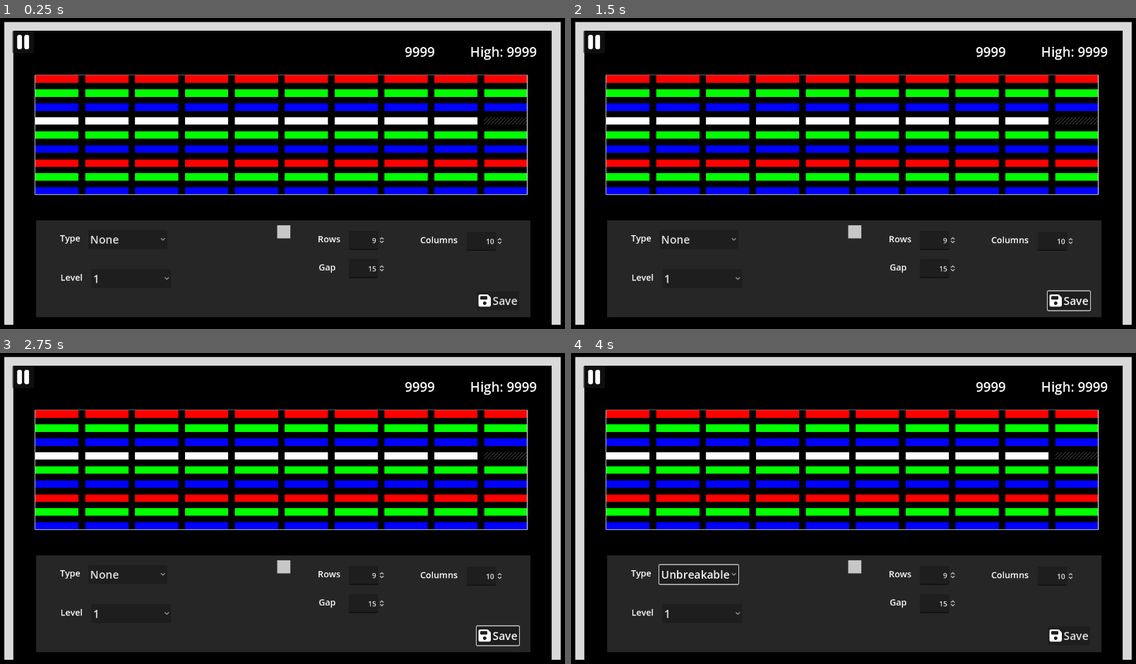
Above: before the commit, frames 1-4 (two rows, left to right).
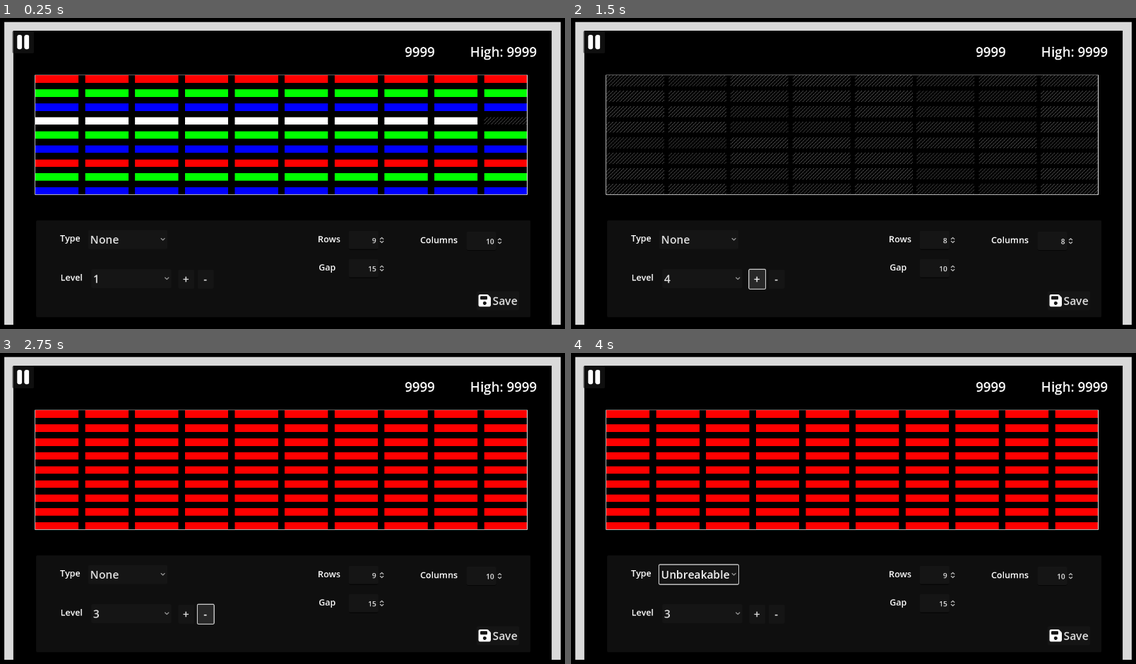
Above: after the commit, the same moments.

Repository: aaronchn99/Breakout
Game: Godot game, scene res://LevelEditor/EditorMain.tscn
Same seed, same stepped clock (60 frames per second), same inputs: the game is played once before the commit and once after it. This scene is started directly instead of the project's main scene.
Inputs (mouse positions are in pixels of both pictures, inside the frame that each line leads up to):
- Up to frame 1 (0.25 s): no input
- Up to frame 2 (1.5 s): click "Save" at 0.5 s; click (757, 279) at 1.25 s, where only the run after the commit has a clickable "+"
- Up to frame 3 (2.75 s): click (203, 614) at 2 s, where only the run after the commit has a clickable "-"
- Up to frame 4 (4 s): click "None" at 2.75 s; click (700, 614) at 3.5 s, where only the run before the commit has a clickable "1"

The runs differ from the first frame. In frame 1, 0.1% of the frame differs, in the area x 6-94%, y 65-97%; in frame 2, 21%, in the area x 6-94%, y 18-97%; in frame 3, 14%; in frame 4, 14%.

Commit message:
Feat(Editor):Add/Remove levels - Added saving prompt

Diff:
--- a/LevelEditor/EditorMain.gd
+++ b/LevelEditor/EditorMain.gd
@@ -63,11 +63,7 @@
 
 func generate_map(brick_map):
 	# Clean out bricks and reset cursor
-	for b in get_tree().get_nodes_in_group('brick'):
-		$Bricks.remove_child(b)
-		b.queue_free()
-	$Bricks/CursorRect.visible = false
-	selected_brick = null
+	cleanout_bricks()
 
 	gap = brick_map.gap
 	rows = brick_map.rows
@@ -99,6 +95,14 @@
 				color = Color(brick_data.color)
 			create_brick(brick_p, b[0]+i, b[1], color)
 
+func cleanout_bricks():
+	# Clean out bricks and reset cursor
+	for b in get_tree().get_nodes_in_group('brick'):
+		$Bricks.remove_child(b)
+		b.queue_free()
+	$Bricks/CursorRect.visible = false
+	selected_brick = null
+
 # Called when the node enters the scene tree for the first time.
 func _ready():
 	# Load level file
@@ -158,6 +162,31 @@
 	gap = val
 	generate_map(level_list[selected_level])
 	level_list[selected_level].dirty = true
+
+func add_level():
+	$NoLevels.visible = false
+	level_list.append({
+		'rows': 8,
+		'columns': 8,
+		'gap': 10,
+		'bricks': []
+	});
+	$EditPanel/Level/OptionButton.add_item(str(len(level_list)))
+	$EditPanel/Level/OptionButton.select(len(level_list)-1)
+	on_level_change(len(level_list)-1)
+
+func remove_current_level():
+	if len(level_list) == 0: return
+	brick_array = []
+	$EditPanel/Level/OptionButton.remove_item(len(level_list)-1)
+	level_list.remove_at(selected_level)
+	selected_level = max(selected_level - 1, 0)
+	if len(level_list) == 0:
+		$NoLevels.visible = true
+		cleanout_bricks()
+		return
+	$EditPanel/Level/OptionButton.select(selected_level)
+	on_level_change(selected_level)
 
 # Stores currently displayed bricks to level_list. Called on level change and save
 func store_level():
@@ -174,8 +203,9 @@
 			bricks.append(brick)
 	level_list[selected_level].bricks = bricks
 
-#
+# Save levels to file
 func save():
+	$EditPanel/Saving.visible = true
 	store_level()
 	var is_identical = func(b1, b2):
 		return b1.color == b2.color and b1.breakable == b2.breakable
@@ -206,3 +236,5 @@
 	var json = JSON.stringify(level_list, '\t')
 	f.store_string(json)
 	f.close()
+	await get_tree().create_timer(0.5).timeout
+	$EditPanel/Saving.visible = false
--- a/LevelEditor/EditorMain.tscn
+++ b/LevelEditor/EditorMain.tscn
@@ -1,9 +1,8 @@
-[gd_scene load_steps=7 format=3 uid="uid://ck8vvaytuswma"]
+[gd_scene load_steps=6 format=3 uid="uid://ck8vvaytuswma"]
 
 [ext_resource type="Theme" uid="uid://cproiw2hcmy8o" path="res://Theme/Main.tres" id="1_til1f"]
 [ext_resource type="Script" path="res://LevelEditor/EditorMain.gd" id="2_b0jtg"]
 [ext_resource type="PackedScene" uid="uid://dfhxag8lv502" path="res://Assets/wall.tscn" id="2_r3yxh"]
-[ext_resource type="PackedScene" uid="uid://cd6e7xq0mf16u" path="res://Assets/Ball.tscn" id="3_u5dmo"]
 [ext_resource type="Texture2D" uid="uid://bydrjlbr0d2pm" path="res://LevelEditor/floppy-disk-solid.svg" id="6_0a3xi"]
 [ext_resource type="Texture2D" uid="uid://bqsccya0v6e27" path="res://Assets/pause-solid.svg" id="6_8t5ts"]
 
@@ -27,10 +26,6 @@
 position = Vector2(640, 19)
 rotation = 1.5708
 scale = Vector2(20, 1260)
-
-[node name="Ball" parent="." instance=ExtResource("3_u5dmo")]
-position = Vector2(643, 485)
-script = null
 
 [node name="HUD" type="Control" parent="."]
 layout_mode = 1
@@ -147,18 +142,38 @@
 border_color = Color(1, 1, 1, 1)
 editor_only = false
 
+[node name="NoLevels" type="Panel" parent="."]
+visible = false
+layout_mode = 0
+offset_left = 72.0
+offset_top = 118.0
+offset_right = 1206.0
+offset_bottom = 417.0
+
+[node name="Label" type="Label" parent="NoLevels"]
+layout_mode = 0
+offset_left = 507.0
+offset_top = 70.0
+offset_right = 691.0
+offset_bottom = 125.0
+theme_type_variation = &"HeaderLarge"
+text = "No Levels"
+
+[node name="Label2" type="Label" parent="NoLevels"]
+layout_mode = 0
+offset_left = 370.0
+offset_top = 145.0
+offset_right = 801.0
+offset_bottom = 200.0
+theme_type_variation = &"HeaderMedium"
+text = "Add a new level to get started"
+
 [node name="EditPanel" type="Panel" parent="."]
 layout_mode = 0
 offset_left = 82.0
 offset_top = 459.0
-offset_right = 82.0
-offset_bottom = 459.0
-
-[node name="ColorRect" type="ColorRect" parent="EditPanel"]
-layout_mode = 0
-offset_right = 1120.0
-offset_bottom = 220.0
-color = Color(0.407843, 0.407843, 0.407843, 0.368627)
+offset_right = 1202.0
+offset_bottom = 679.0
 
 [node name="BrickType" type="Control" parent="EditPanel"]
 anchors_preset = 0
@@ -181,6 +196,7 @@
 offset_top = 3.0
 offset_right = 168.0
 offset_bottom = 46.0
+mouse_default_cursor_shape = 2
 item_count = 3
 selected = 0
 popup/item_0/text = "None"
@@ -208,13 +224,14 @@
 offset_left = 87.0
 offset_right = 152.0
 offset_bottom = 31.0
+mouse_default_cursor_shape = 2
 color = Color(1, 0, 0, 1)
 
 [node name="Level" type="Control" parent="EditPanel"]
 anchors_preset = 0
 offset_left = 40.0
 offset_top = 108.0
-offset_right = 314.0
+offset_right = 407.0
 offset_bottom = 157.0
 
 [node name="Label" type="Label" parent="EditPanel/Level"]
@@ -231,7 +248,24 @@
 offset_top = 3.0
 offset_right = 266.0
 offset_bottom = 46.0
+mouse_default_cursor_shape = 2
 selected = 0
+
+[node name="Add" type="Button" parent="EditPanel/Level"]
+layout_mode = 0
+offset_left = 282.0
+offset_top = 4.0
+offset_right = 318.0
+offset_bottom = 47.0
+text = " + "
+
+[node name="Delete" type="Button" parent="EditPanel/Level"]
+layout_mode = 0
+offset_left = 326.0
+offset_top = 4.0
+offset_right = 362.0
+offset_bottom = 47.0
+text = " - "
 
 [node name="Row" type="Control" parent="EditPanel"]
 anchors_preset = 0
@@ -371,8 +405,24 @@
 offset_top = 161.0
 offset_right = 1094.0
 offset_bottom = 204.0
+mouse_default_cursor_shape = 2
 text = "Save"
 icon = ExtResource("6_0a3xi")
+
+[node name="Saving" type="Panel" parent="EditPanel"]
+visible = false
+layout_mode = 0
+offset_right = 1120.0
+offset_bottom = 220.0
+
+[node name="Label" type="Label" parent="EditPanel/Saving"]
+layout_mode = 0
+offset_left = 534.0
+offset_top = 58.0
+offset_right = 628.0
+offset_bottom = 100.0
+theme_type_variation = &"HeaderMedium"
+text = "Saving"
 
 [connection signal="button_down" from="Pause/PauseMenu/Restart" to="." method="_on_paddle_miss"]
 [connection signal="button_up" from="Pause/PauseMenu/Restart" to="." method="restart"]
@@ -380,6 +430,8 @@
 [connection signal="item_selected" from="EditPanel/BrickType/OptionButton" to="." method="on_change_brick_type"]
 [connection signal="color_changed" from="EditPanel/Color/ColorPickerButton" to="." method="on_color_change"]
 [connection signal="item_selected" from="EditPanel/Level/OptionButton" to="." method="on_level_change"]
+[connection signal="pressed" from="EditPanel/Level/Add" to="." method="add_level"]
+[connection signal="pressed" from="EditPanel/Level/Delete" to="." method="remove_current_level"]
 [connection signal="value_changed" from="EditPanel/Row/SpinBox" to="." method="on_row_change"]
 [connection signal="value_changed" from="EditPanel/Column/SpinBox" to="." method="on_col_change"]
 [connection signal="value_changed" from="EditPanel/Gap/SpinBox" to="." method="on_gap_change"]
